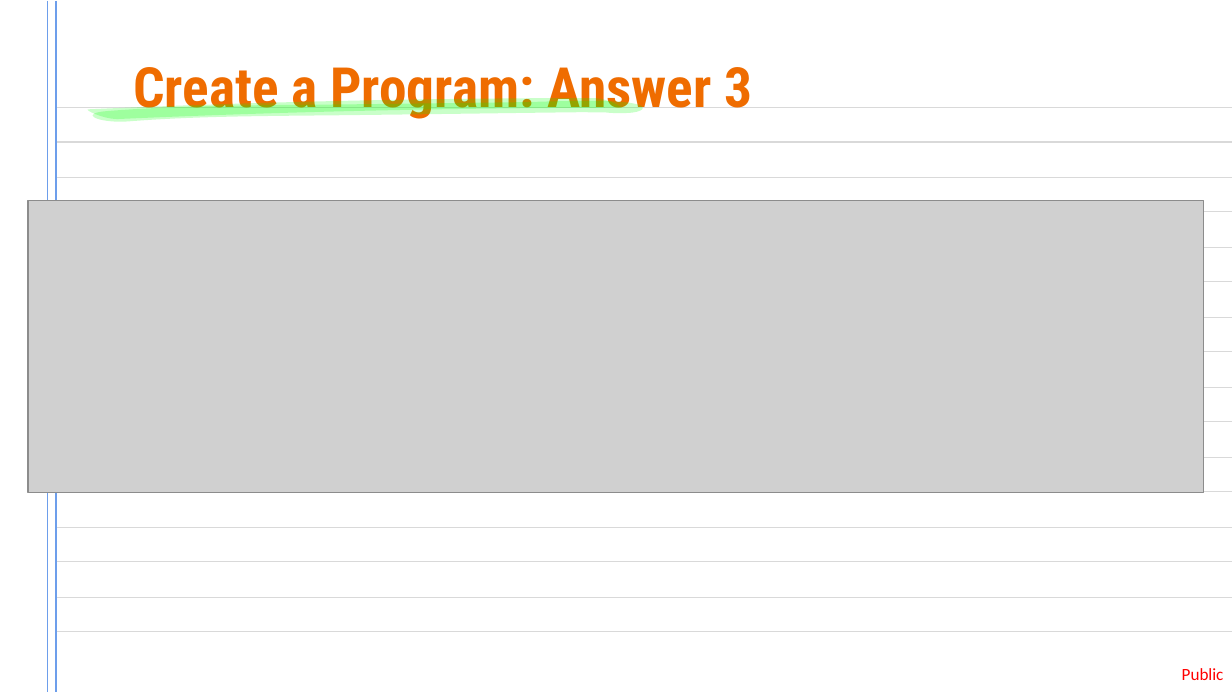
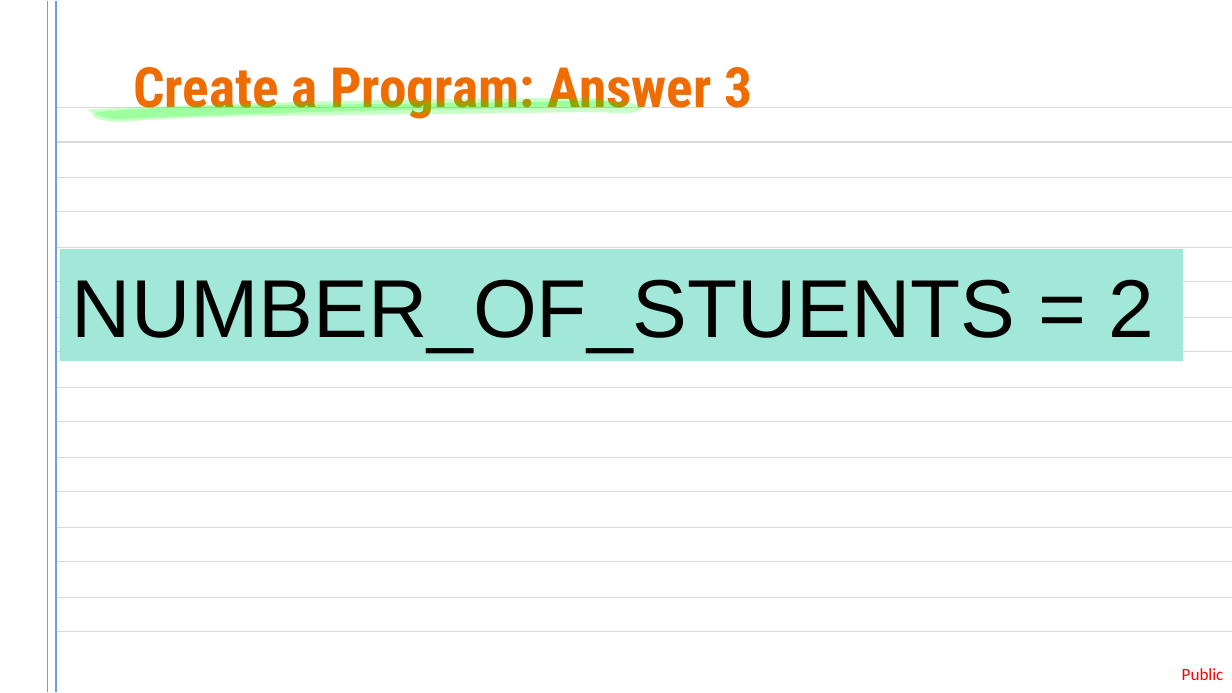
Before and after one commit to pi515/tech-mentorship, a slide deck: slide 38 of unit-02-variables/lesson.pptx (slide 37 before the commit). Drawn at 1232x693 pixels with LibreOffice and Linux fonts; fonts in the diff are those of the drawing; grey boxes stand for pictures. Boxes give left, top, right and bottom in pixels: in the first picture for what was removed or moved away, otherwise in the second. Text is boxed around its words. In the diff, an @@ line names an element or a change of style, - is before the commit and + after.

```diff
--- a/unit-02-variables/lesson.pptx
+++ b/unit-02-variables/lesson.pptx
@@ picture removed at [28,201,1204,493] @@
@@ rectangle added at [59,249,1183,361], fill #A1E8D9, 48 pt, text #000000 @@
+NUMBER_OF_STUENTS = 2
```
Also in this commit, not shown: 22 other slides changed, 1 slide added.
